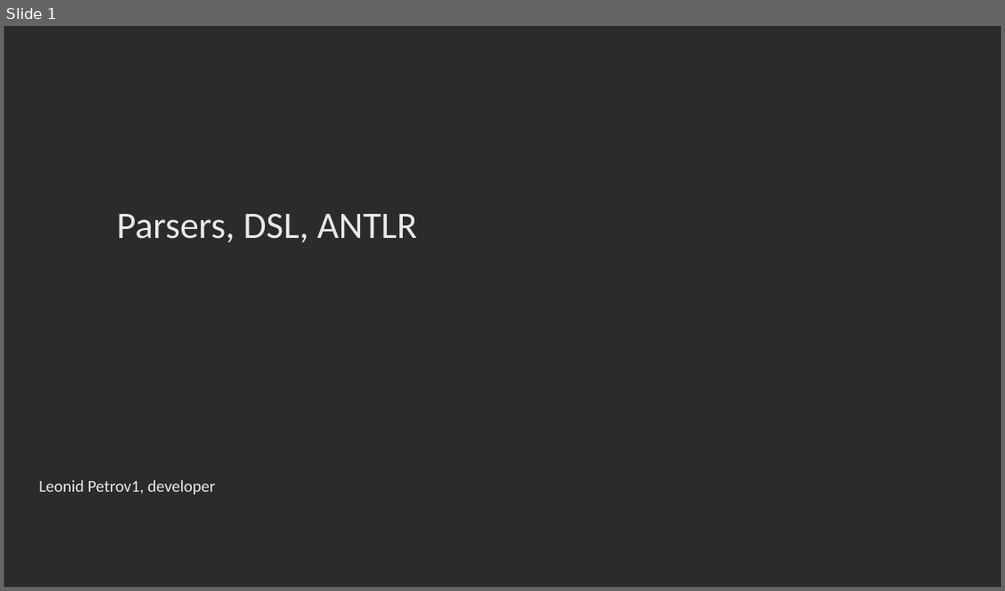
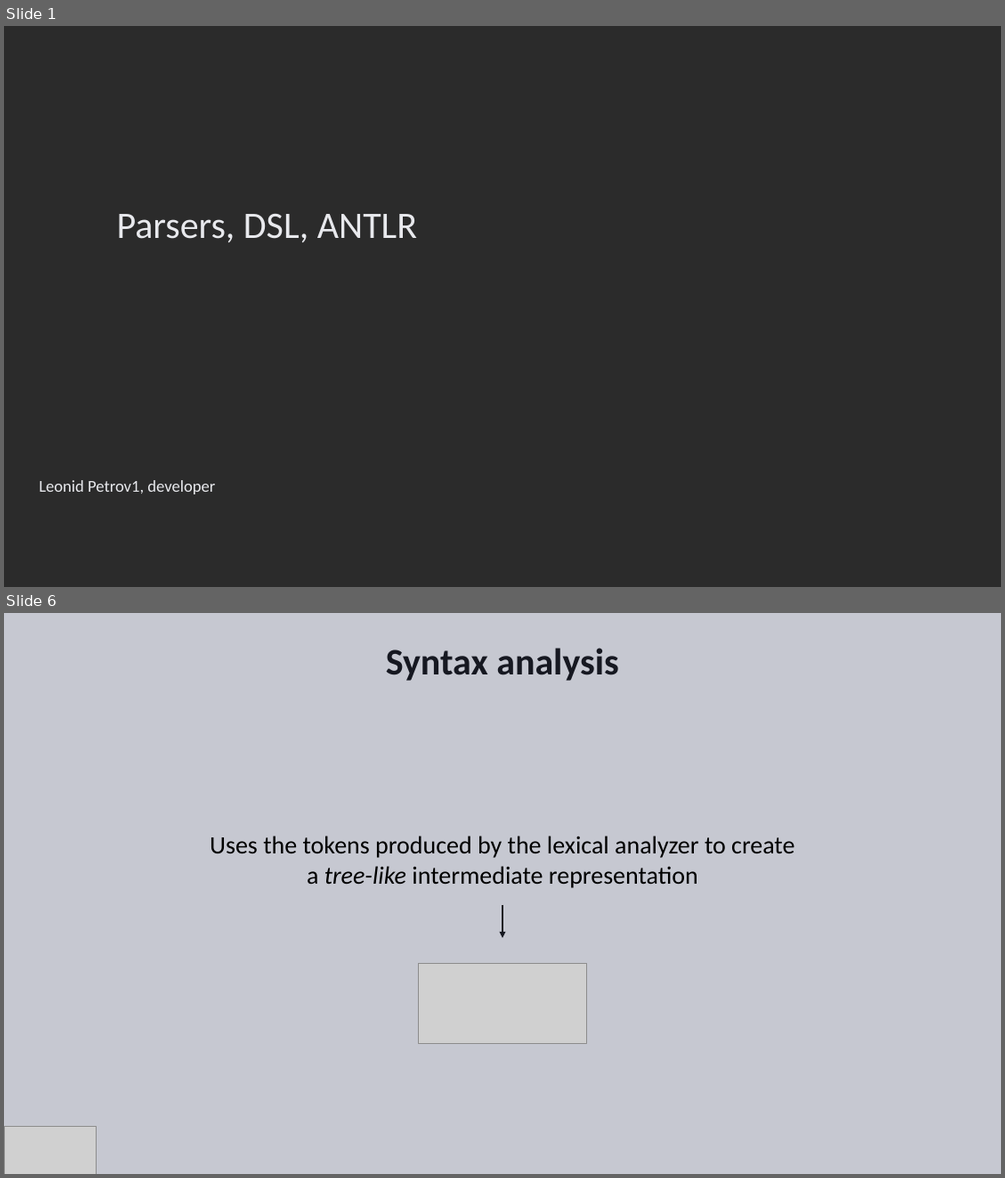
Before and after one commit to Ungerfall/ungerfall.github.io, a slide deck: presentation/antlr/antlr.pptx. Shown one above the other, each under a label of ours: slide 1 before the commit, slides 1 and 6 after it; the slides between them are not shown. The pictures are 1005x591 and 1005x1178 pixels, drawn with LibreOffice and Linux fonts; fonts in the diff are those of the drawing; grey boxes stand for pictures; background and template pictures are left out; a plain dark background stands for a picture behind light text. Boxes give left, top, right and bottom in pixels: in the first picture for what was removed or moved away, otherwise in the second. Text is boxed around its words. In the diff, an @@ line names an element or a change of style, - is before the commit and + after.

```diff
--- a/presentation/antlr/antlr.pptx
+++ b/presentation/antlr/antlr.pptx
@@ slide 6 added at bbox=[4, 613, 1001, 1174], background #C6C8D1 @@
@@ title added at bbox=[386, 648, 619, 681], 36 pt, text #161821, bold @@
+Syntax analysis
@@ text added at bbox=[210, 835, 794, 888], 24 pt, text #000000 @@
+Uses the tokens produced by the lexical analyzer to create
+a tree-like intermediate representation
@@ arrow added from (502, 905) to (502, 938), #161821 2 pt @@
@@ picture added at bbox=[418, 964, 587, 1044] @@
@@ picture added at bbox=[4, 1126, 97, 1174] @@
```
Also in this commit, not shown: 3 slides changed, 13 other slides added, 6 slides removed.
